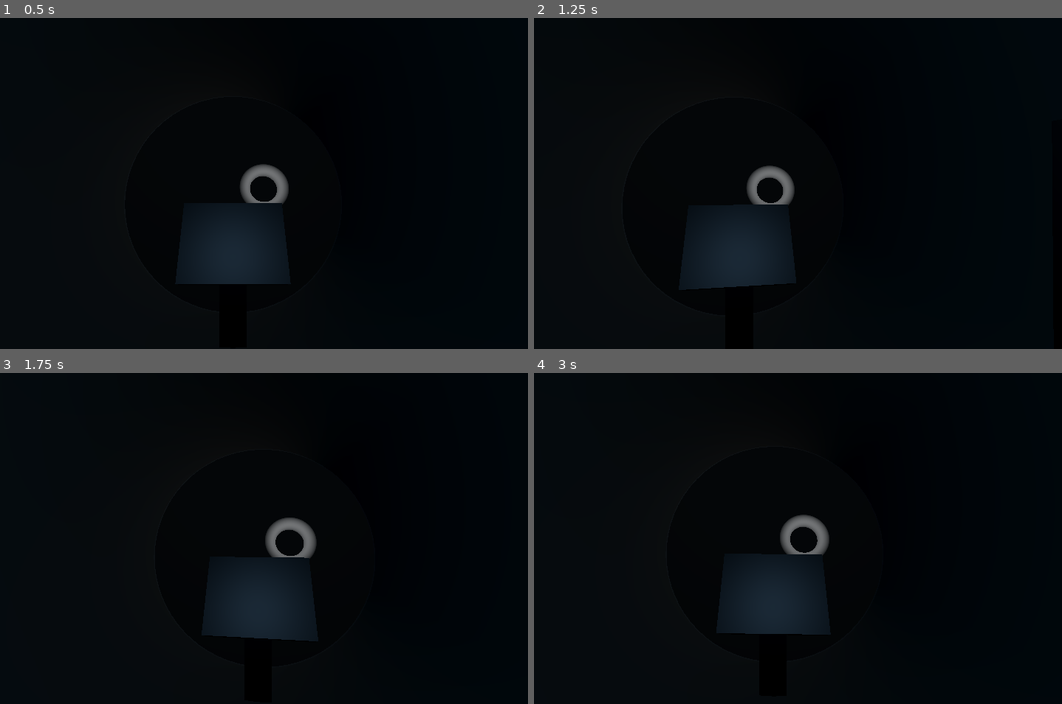
Above: before the commit, frames 1-4 (two rows, left to right).
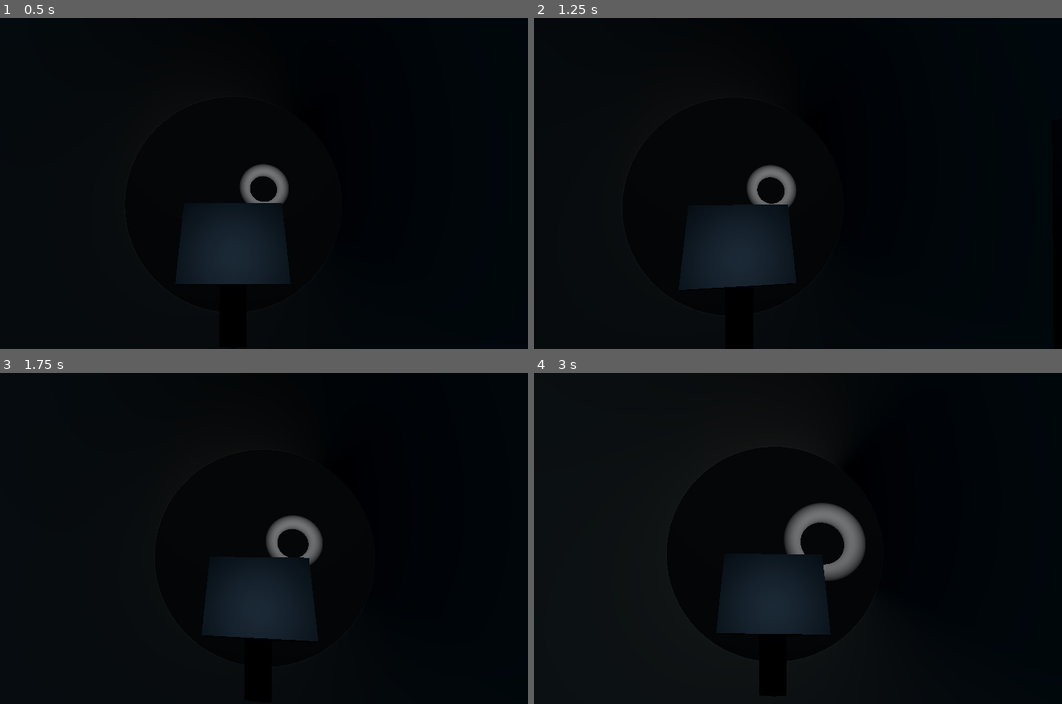
Above: after the commit, the same moments.

Repository: BVenturaDev/DeepDark
Game: Godot game, scene res://scenes/levels/dev_env.tscn
Same seed, same stepped clock (60 frames per second), same inputs: the game is played once before the commit and once after it.
Inputs (mouse positions are in pixels of both pictures, inside the frame that each line leads up to):
- Up to frame 1 (0.5 s): no input
- Up to frame 2 (1.25 s): tap Enter at 0.5 s; move the mouse to (798, 183) at 0.52 s; hold Keypad 8 (sub_forward) from 0.53 s (still down); hold . (next_camera) from 0.53 s (still down)
- Up to frame 3 (1.75 s): keep holding Keypad 8 (sub_forward); tap Space at 1.25 s; move the mouse to (205, 538) at 1.27 s; release . (next_camera) at 1.28 s; tap , (previous_camera) at 1.35 s
- Up to frame 4 (3 s): keep holding Keypad 8 (sub_forward); move the mouse to (782, 531) at 2.02 s; hold . (next_camera) 2.03-2.78 s; move the mouse to (761, 545) at 2.77 s; tap , (previous_camera) at 2.85 s

Frame 1 is identical in both runs. In frame 2, 0.1% of the frame differs, in the area x 42-50%, y 44-58%; in frame 3, 0.4%; in frame 4, 1.8%, in the area x 46-63%, y 39-63%.

Commit message:
Sub controls fix

Diff:
--- a/src/entities/submarine.gd
+++ b/src/entities/submarine.gd
@@ -1,9 +1,10 @@
 extends CharacterBody3D
 
-const SPEED = 300.0
-const ASCENT_SPEED = 50.0
-const STOP_SPEED = 10.0
-const TURN_SPEED = 1.0
+const SPEED = 2.0
+const ASCENT_SPEED = 1.5
+const STOP_SPEED = 1.0
+const TURN_SPEED = 0.5
+const MAX_SPEED = 20.0
 
 @onready var player = $Player
 
@@ -13,15 +14,21 @@
 	if Input.is_action_pressed("sub_right"):
 		rotate_object_local(Vector3(0.0, 1.0, 0.0), TURN_SPEED * delta)
 
-	# Get the input direction and handle the movement/deceleration.
-	# As good practice, you should replace UI actions with custom gameplay actions.
-	var input_dir = Input.get_vector("sub_down", "sub_up", "sub_forward", "sub_back")
-	var direction = (global_transform.basis * Vector3(0.0, input_dir.x, input_dir.y)).normalized()
-	if direction:
-		velocity.z = direction.z * SPEED * delta
-		velocity.y = direction.y * ASCENT_SPEED * delta
+	if Input.is_action_pressed("sub_back"):
+		velocity += transform.basis.x * SPEED * delta
+	if Input.is_action_pressed("sub_forward"):
+		velocity -= transform.basis.x * SPEED * delta
+
+	if Input.is_action_pressed("sub_down"):
+		velocity -= transform.basis.y * ASCENT_SPEED * delta
+	if Input.is_action_pressed("sub_up"):
+		velocity += transform.basis.y * ASCENT_SPEED * delta
 	else:
+		velocity.x = move_toward(velocity.x, 0, STOP_SPEED * delta)
 		velocity.y = move_toward(velocity.y, 0, STOP_SPEED * delta)
 		velocity.z = move_toward(velocity.z, 0, STOP_SPEED * delta)
 
+	velocity.x = clampf(velocity.x, -MAX_SPEED, MAX_SPEED)
+	velocity.y = clampf(velocity.y, -MAX_SPEED, MAX_SPEED)
+	velocity.z = clampf(velocity.z, -MAX_SPEED, MAX_SPEED)
 	move_and_slide()
